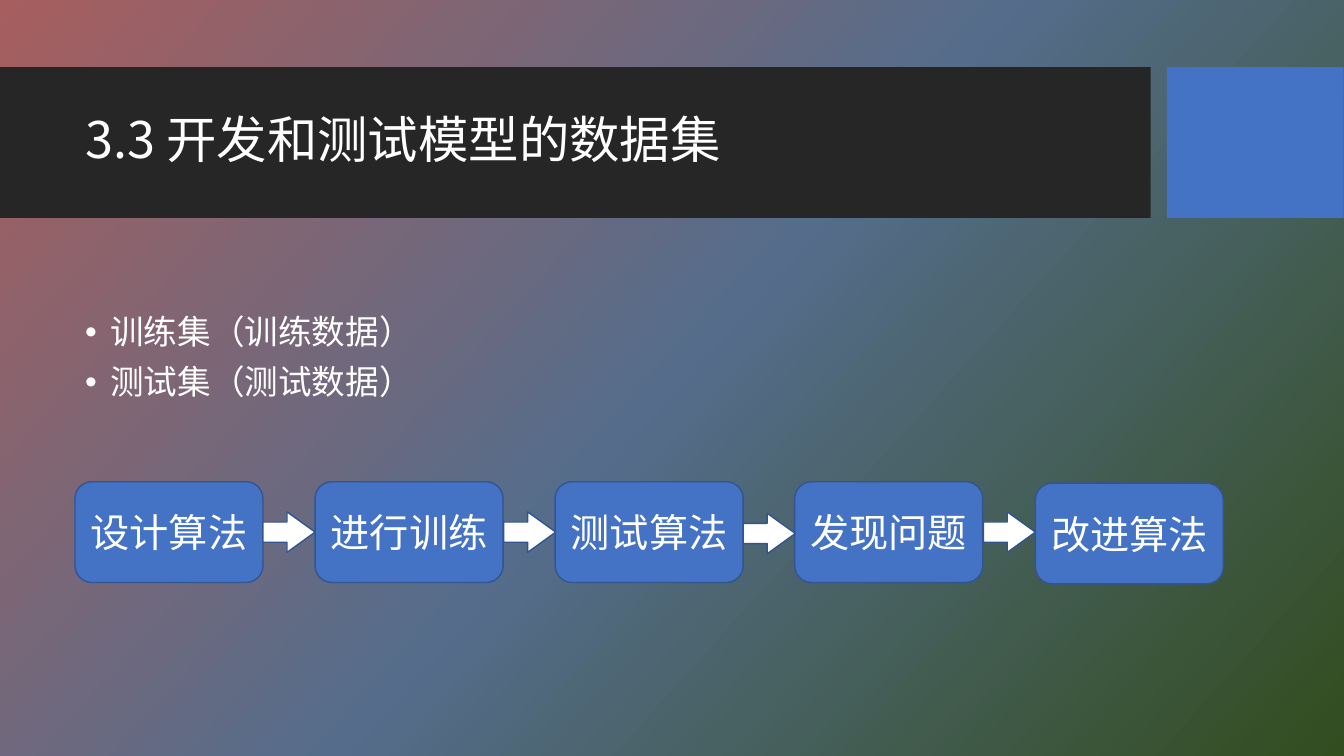
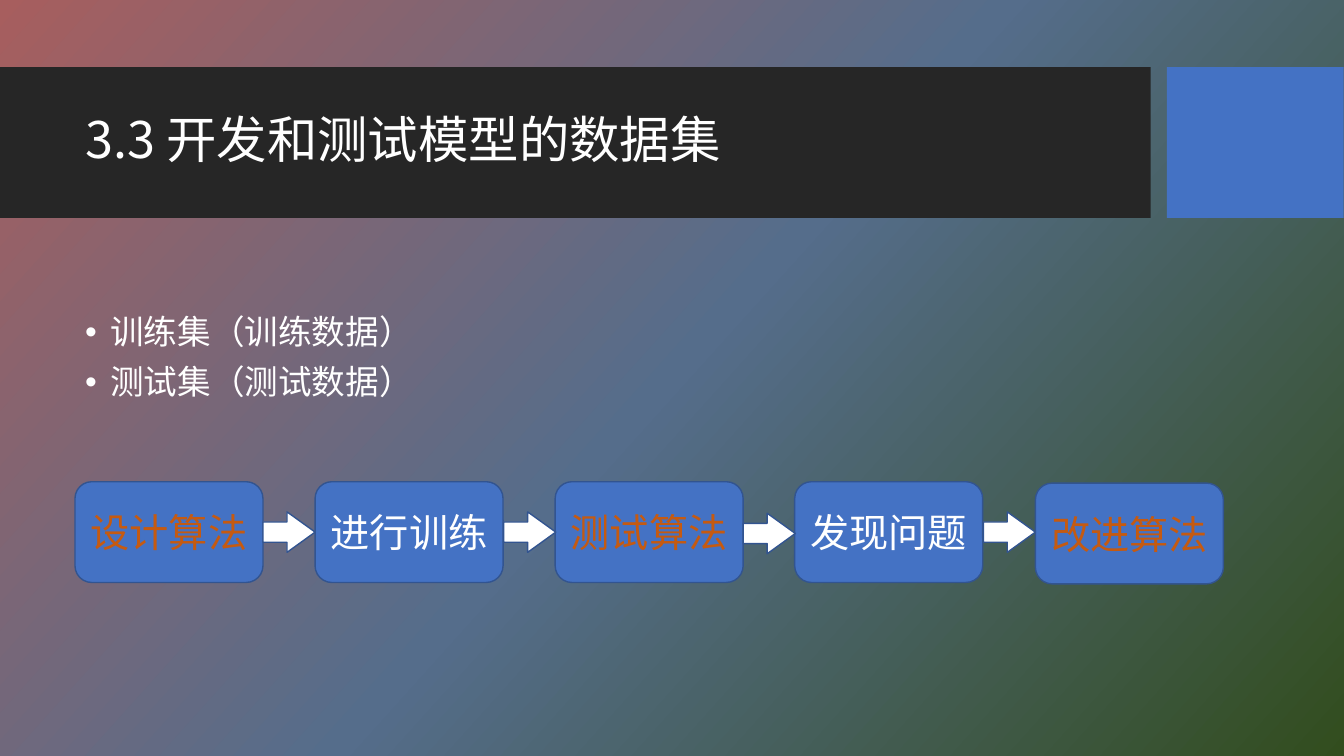
Before and after one commit to HBU/NLP_PPT, a slide deck: slide 33 of PPT-2020/ch03 n元语法模型.pptx. Drawn at 1344x756 pixels with LibreOffice and Linux fonts; fonts in the diff are those of the drawing; background and template pictures are left out. Boxes give left, top, right and bottom in pixels: in the first picture for what was removed or moved away, otherwise in the second. Text is boxed around its words. In the diff, an @@ line names an element or a change of style, - is before the commit and + after.

```diff
--- a/PPT-2020/ch03 n元语法模型.pptx
+++ b/PPT-2020/ch03 n元语法模型.pptx
@@ text colour #FFFFFF to #C55A11 in 3 elements at <box>75,482,263,583</box>, <box>556,482,744,583</box>, <box>1035,483,1224,584</box> @@
```
Also in this commit, not shown: 4 other slides changed.
